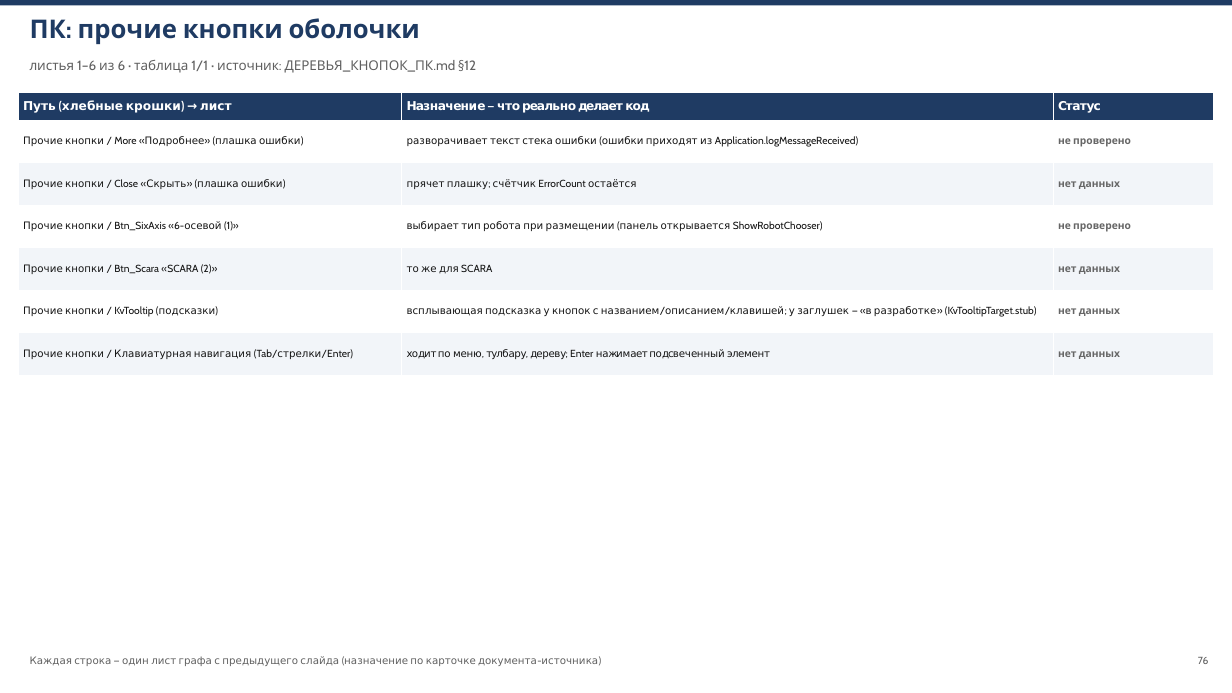
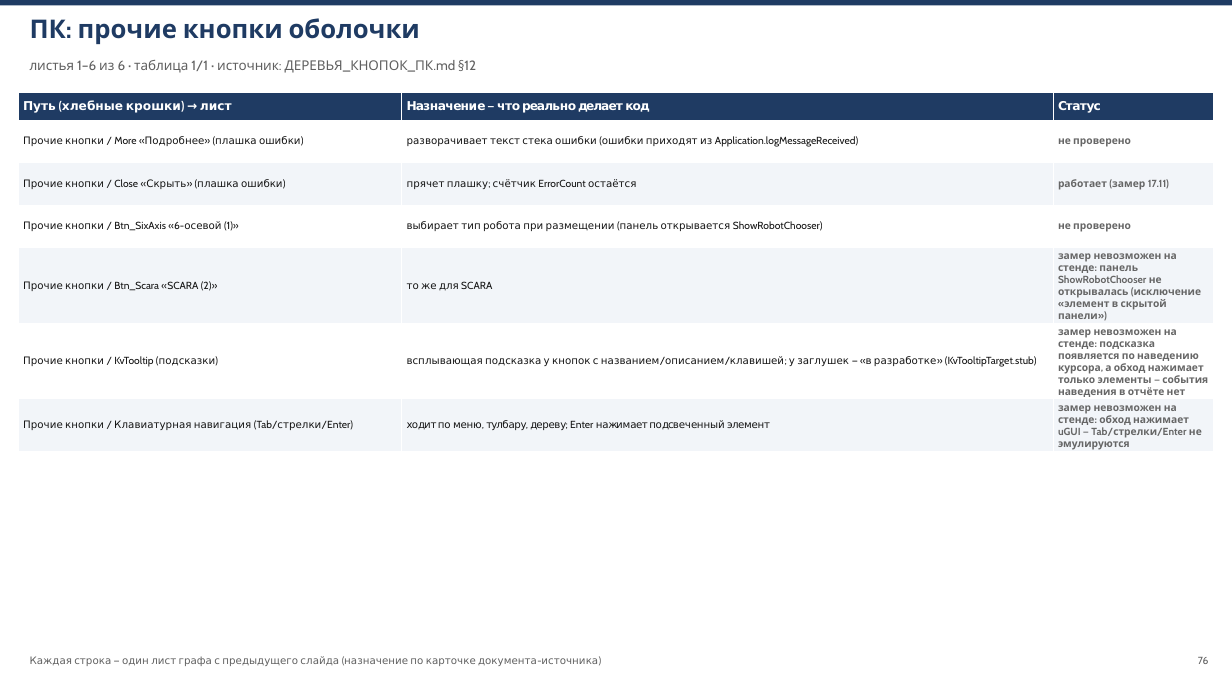
Before and after one commit to V1iktorK/KazistovVv, a slide deck: slide 76 of Docs/КОНСПЕКТ_КНОПОК.pptx. Drawn at 1232x693 pixels with LibreOffice and Linux fonts; fonts in the diff are those of the drawing. Boxes give left, top, right and bottom in pixels: in the first picture for what was removed or moved away, otherwise in the second. Text is boxed around its words. In the diff, an @@ line names an element or a change of style, - is before the commit and + after.

Commit message:
кампания «каждый листочек путеводителя закрыт», волна 4 (документы): 22 листа закрыты (13 замером самопрогона 17.11 — AR 454 элемента/0 провалов, VR+MR 17.11, MR-чистое состояние; 9 тестами), 60 получили честную причину «замер невозможен на стенде» (+1 частично), снято с CSV, осталось 273

```diff
--- a/Docs/КОНСПЕКТ_КНОПОК.pptx
+++ b/Docs/КОНСПЕКТ_КНОПОК.pptx
@@ table at (x1=18, y1=92, x2=1214, y2=454) @@
-row 3, column 3: нет данных
+row 3, column 3: работает (замер 17.11)
-row 5, column 3: нет данных
+row 5, column 3: замер невозможен на стенде: панель ShowRobotChooser не открывалась (исключение «элемент в скрытой панели»)
-row 6, column 3: нет данных
+row 6, column 3: замер невозможен на стенде: подсказка появляется по наведению курсора, а обход нажимает только элементы — события наведения в отчёте нет
-row 7, column 3: нет данных
+row 7, column 3: замер невозможен на стенде: обход нажимает uGUI — Tab/стрелки/Enter не эмулируются
```
Also in this commit, not shown: 19 other slides changed, 1 other file.
